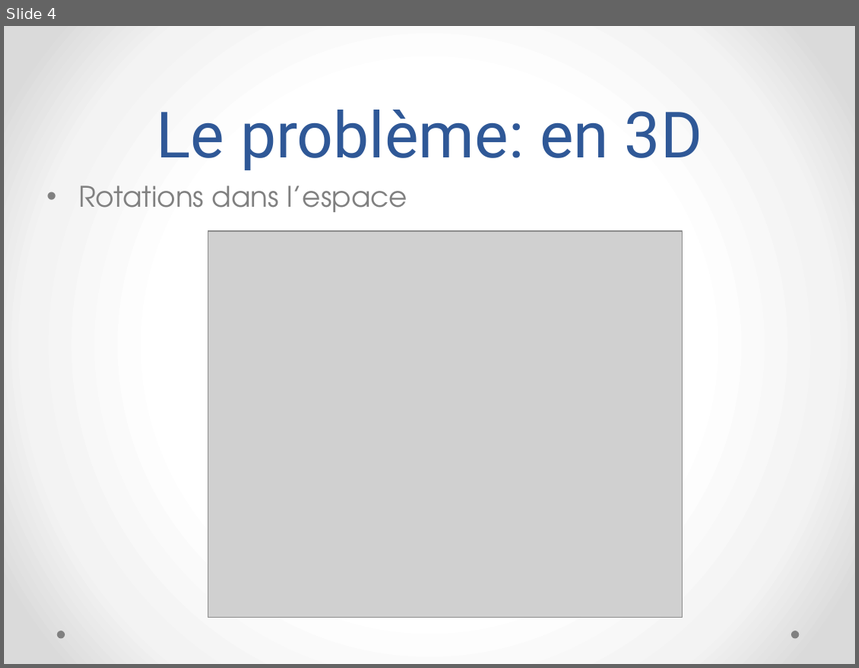
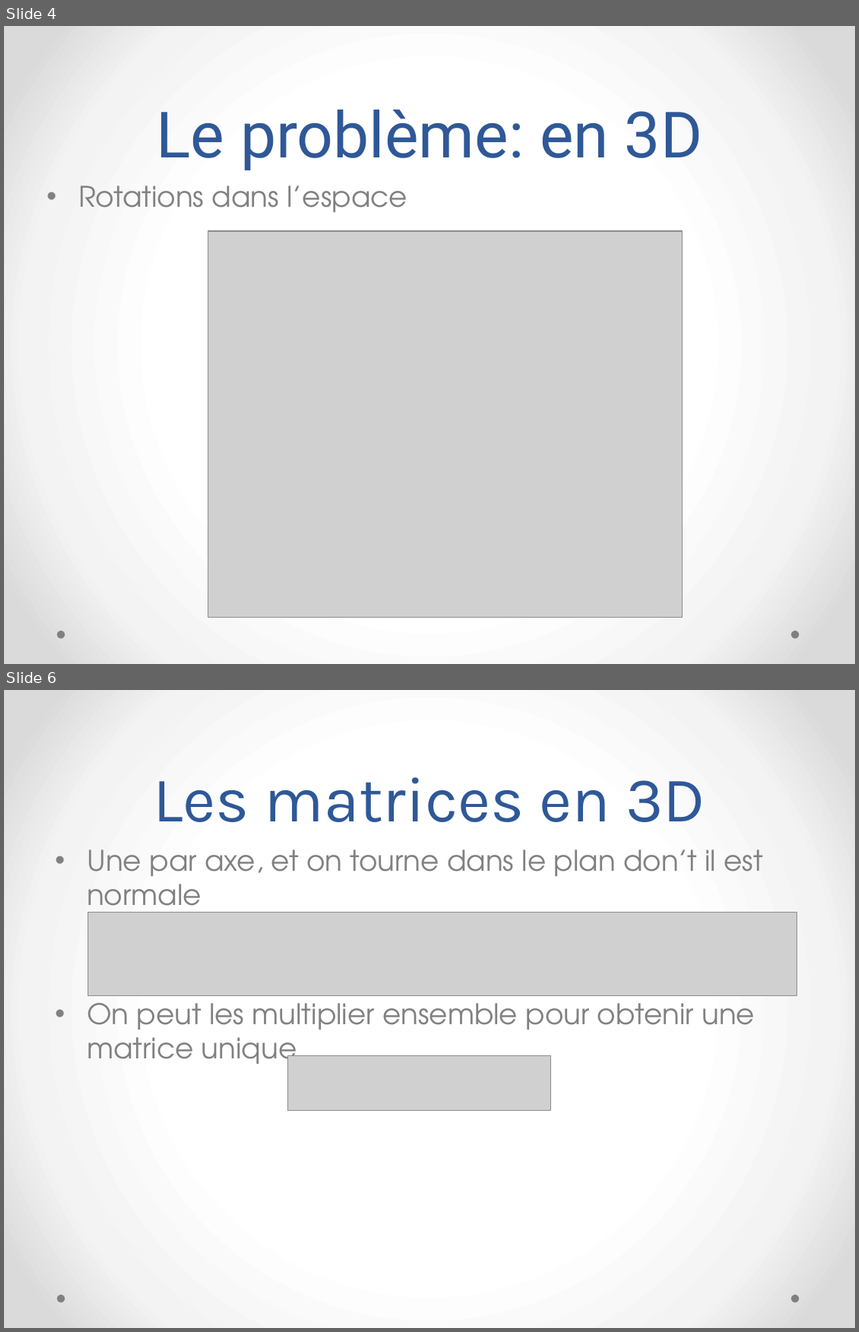
Before and after one commit to megaturbo/TurboSpin, a slide deck: Presentation/MatrixLite.pptx. Shown one above the other, each under a label of ours: slide 4 before the commit, slides 4 and 6 after it; the slides between them are not shown. The pictures are 859x668 and 859x1332 pixels, drawn with LibreOffice and Linux fonts; fonts in the diff are those of the drawing; grey boxes stand for pictures. Boxes give left, top, right and bottom in pixels: in the first picture for what was removed or moved away, otherwise in the second. Text is boxed around its words. In the diff, an @@ line names an element or a change of style, - is before the commit and + after.

Commit message:
more presentation

```diff
--- a/Presentation/MatrixLite.pptx
+++ b/Presentation/MatrixLite.pptx
@@ slide 6 added at [4,690,855,1328], background gradient #FFFFFF to #F4F4F4 to #DADADA; not listed: 2 template elements that a slide beside it also shows @@
@@ title added at [153,777,705,822], 54 pt, text #2F5897 @@
+Les matrices en 3D
@@ text added at [87,850,763,1072], 24 pt, text #808080 @@
+• Une par axe, et on tourne dans le plan don’t il est normale
+• On peut les multiplier ensemble pour obtenir une matrice unique
@@ picture added at [88,912,797,996] @@
@@ picture added at [288,1056,550,1110] @@
```
Also in this commit, not shown: 1 slide changed, 1 other slide added, 3 other files.
